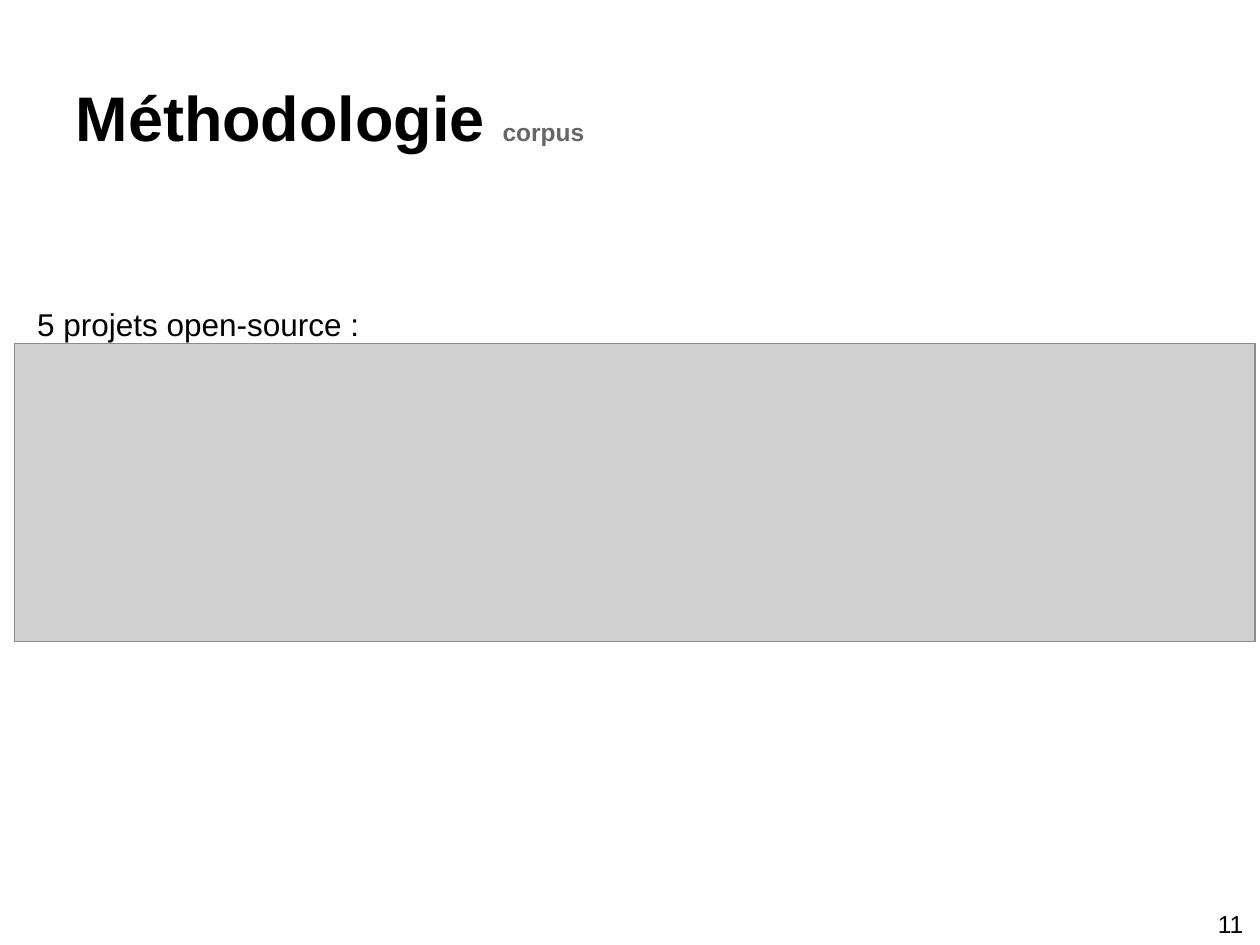
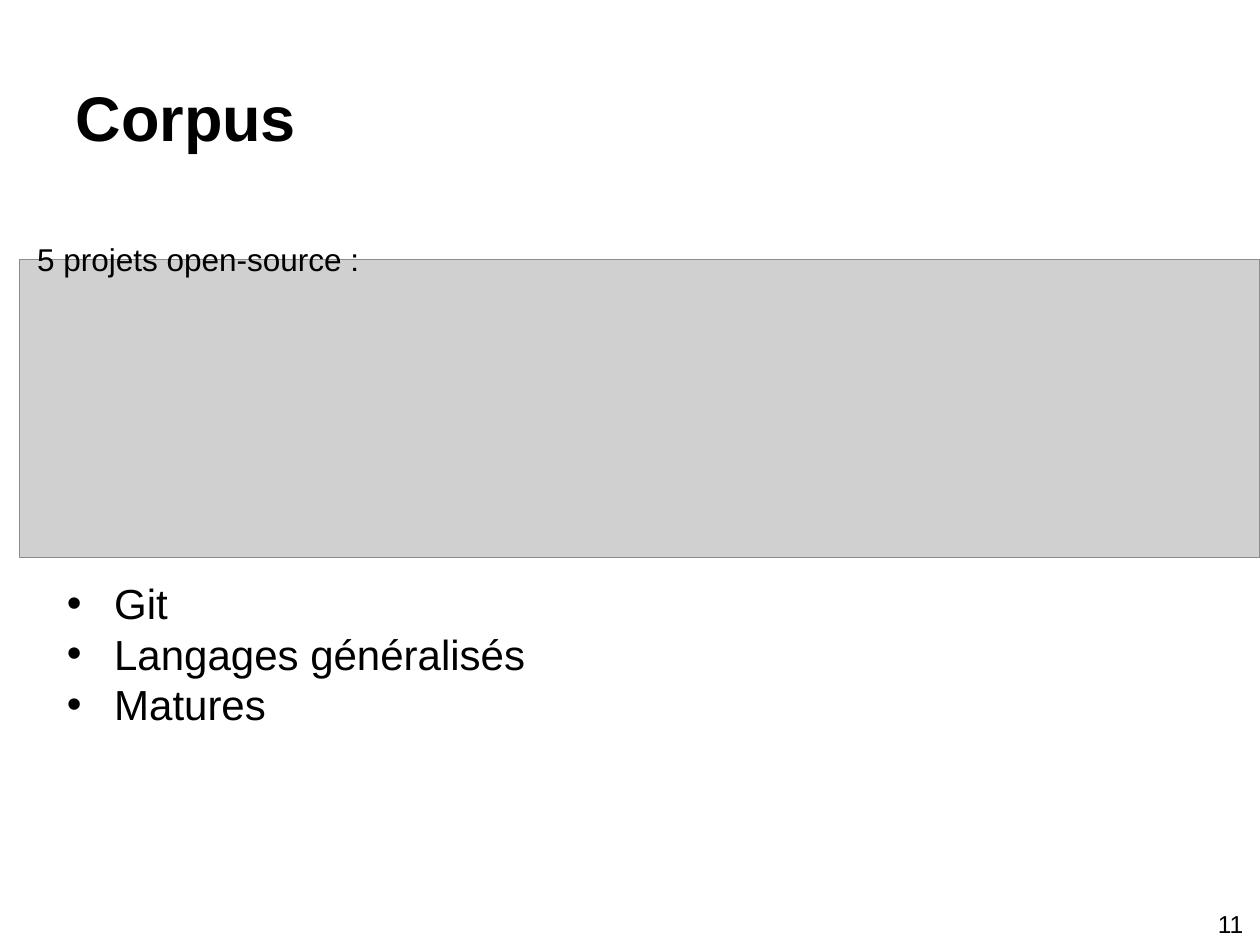
Before and after one commit to stonesong/Stage, a slide deck: slide 12 of presentation/presStageM2.pptx (slide 11 before the commit). Drawn at 1260x945 pixels with LibreOffice and Linux fonts; fonts in the diff are those of the drawing; grey boxes stand for pictures. Boxes give left, top, right and bottom in pixels: in the first picture for what was removed or moved away, otherwise in the second. Text is boxed around its words. In the diff, an @@ line names an element or a change of style, - is before the commit and + after.

```diff
--- a/presentation/presStageM2.pptx
+++ b/presentation/presStageM2.pptx
@@ title at (76, 97, 296, 153): text changed @@
-Méthodologie corpus
+Corpus
@@ text "5 projets open-source :": place and size @@
-text "5 projets open-source :" at (37, 313, 342, 342)
+text "5 projets open-source :" at (37, 246, 342, 277)
@@ picture: place and size @@
-picture at (15, 344, 1255, 641)
+picture at (20, 260, 1260, 557)
@@ text added at (114, 588, 525, 721), 24 pt, text #000000 @@
+• Git
+• Langages généralisés
+• Matures
```
Also in this commit, not shown: 16 other slides changed, 4 slides added, 1 slide removed, 1 other file.
